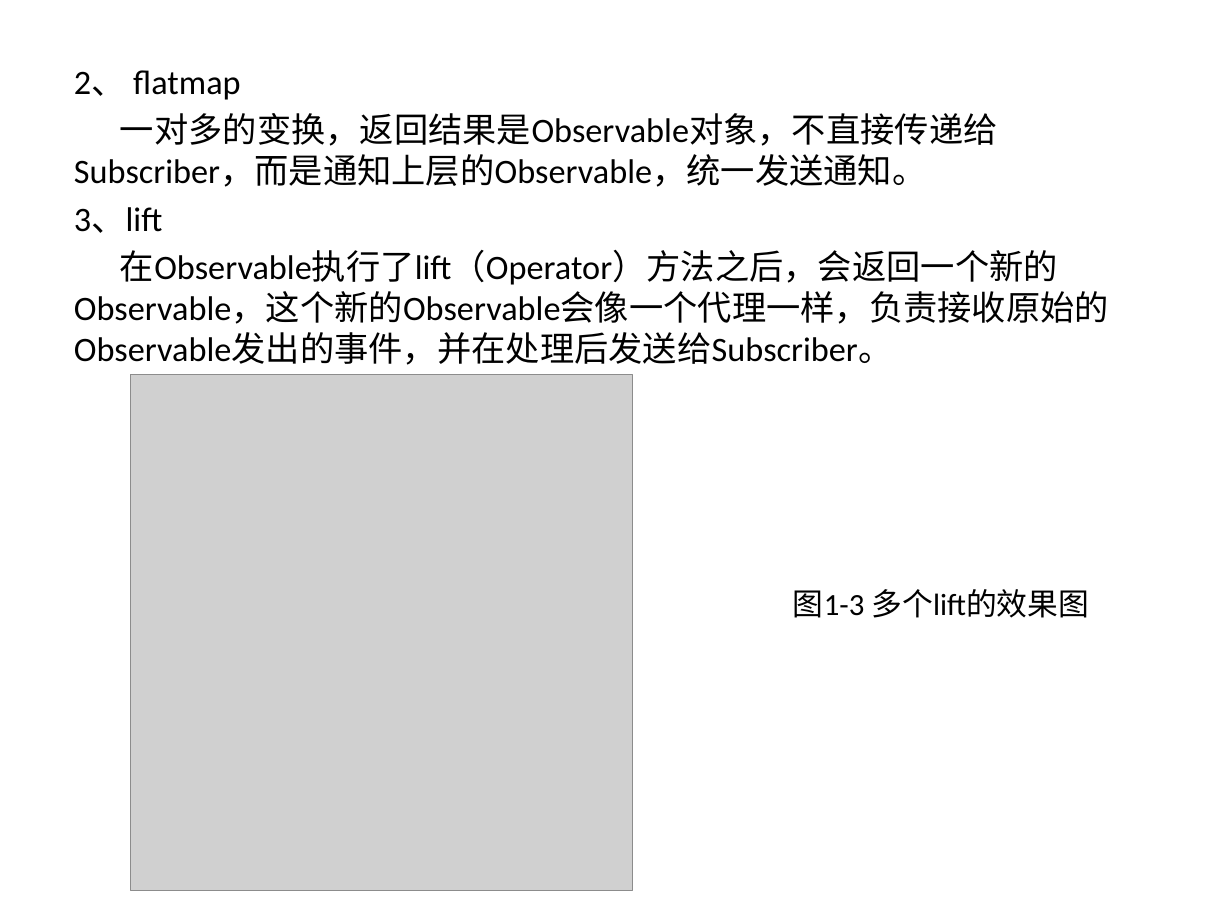
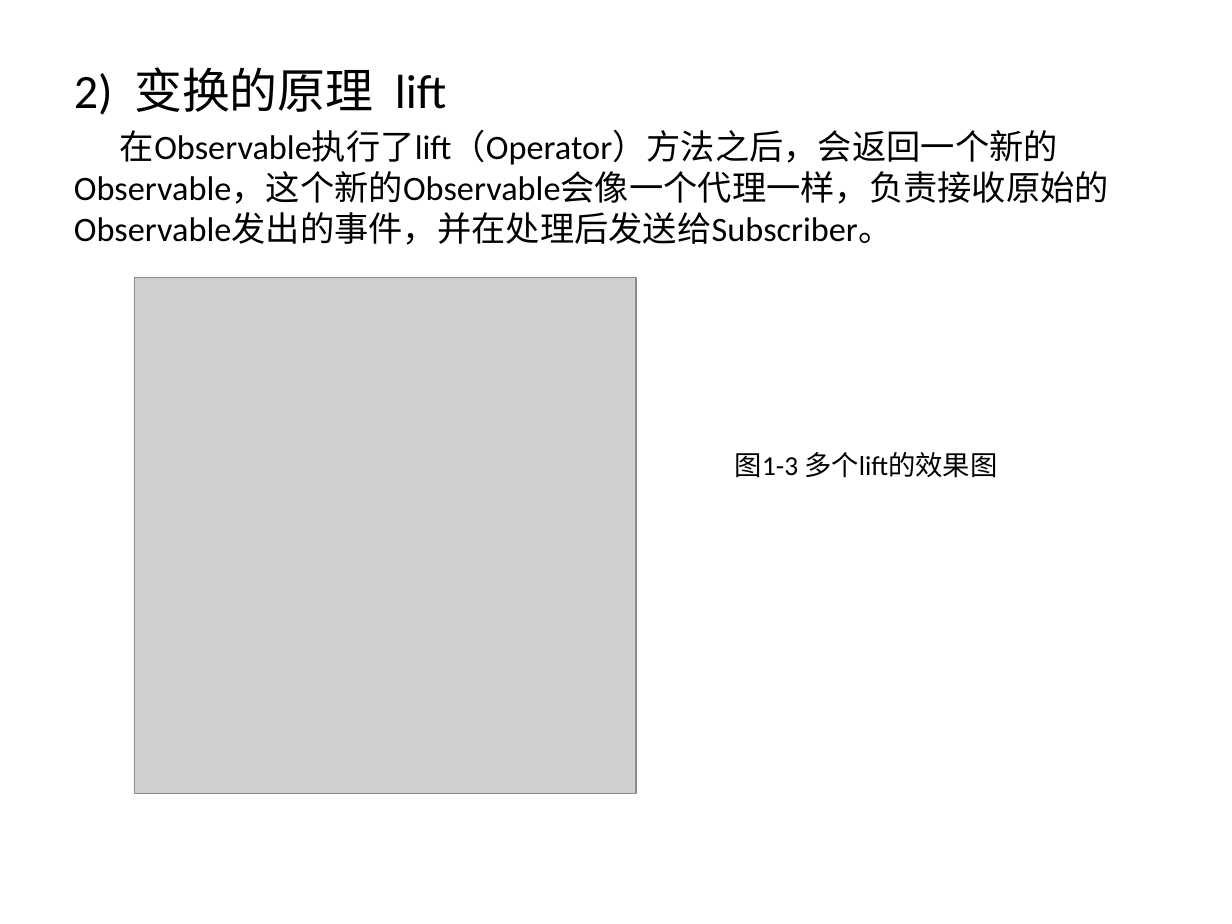
Before and after one commit to YongHuiLuo/TinyEasyView, a slide deck: slide 10 of RxJava 简介.pptx (slide 12 before the commit). Drawn at 1232x924 pixels with LibreOffice and Linux fonts; fonts in the diff are those of the drawing; grey boxes stand for pictures. Boxes give left, top, right and bottom in pixels: in the first picture for what was removed or moved away, otherwise in the second. Text is boxed around its words. In the diff, an @@ line names an element or a change of style, - is before the commit and + after.

```diff
--- a/RxJava 简介.pptx
+++ b/RxJava 简介.pptx
@@ text at (74,67,446,115): text changed; size 20 to 28 pt @@
-2、 flatmap
-一对多的变换，返回结果是Observable对象，不直接传递给Subscriber，而是通知上层的Observable，统一发送通知。
-3、lift
+2) 变换的原理 lift
@@ picture: place and size @@
-picture at (131,375,632,891)
+picture at (134,277,636,793)
@@ text "图1-3 多个lift的效果图": place and size @@
-text "图1-3 多个lift的效果图" at (793,589,1089,618)
+text "图1-3 多个lift的效果图" at (735,452,997,478)
@@ text "图1-3 多个lift的效果图" at (735,452,997,478): size 18 to 16 pt @@
```
Also in this commit, not shown: 9 other slides changed, 4 slides added, 1 slide removed, 4 other files.
